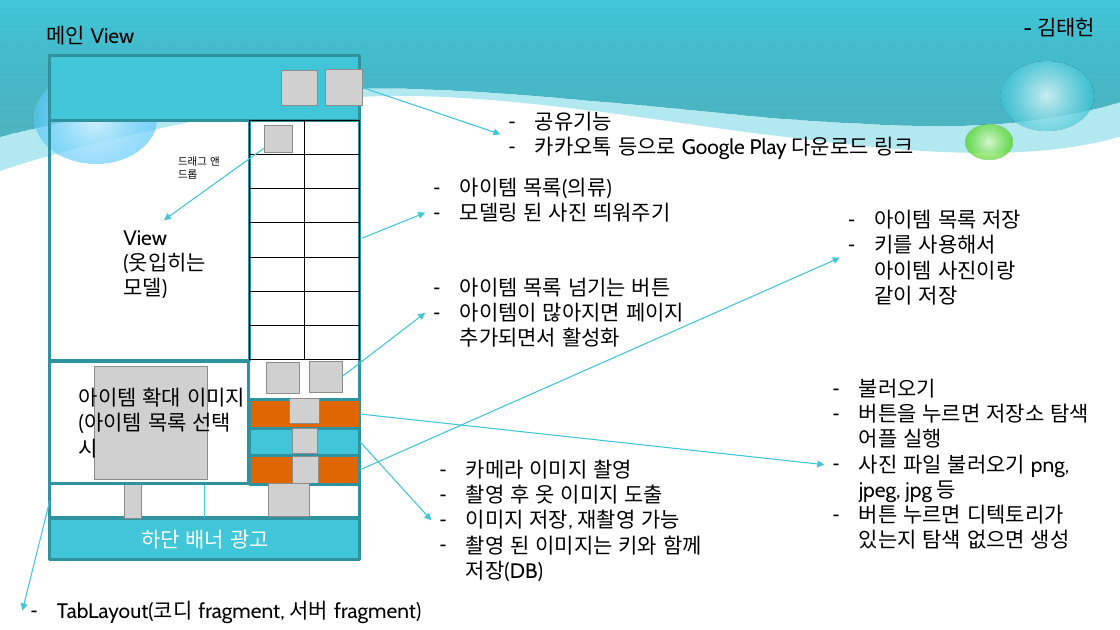
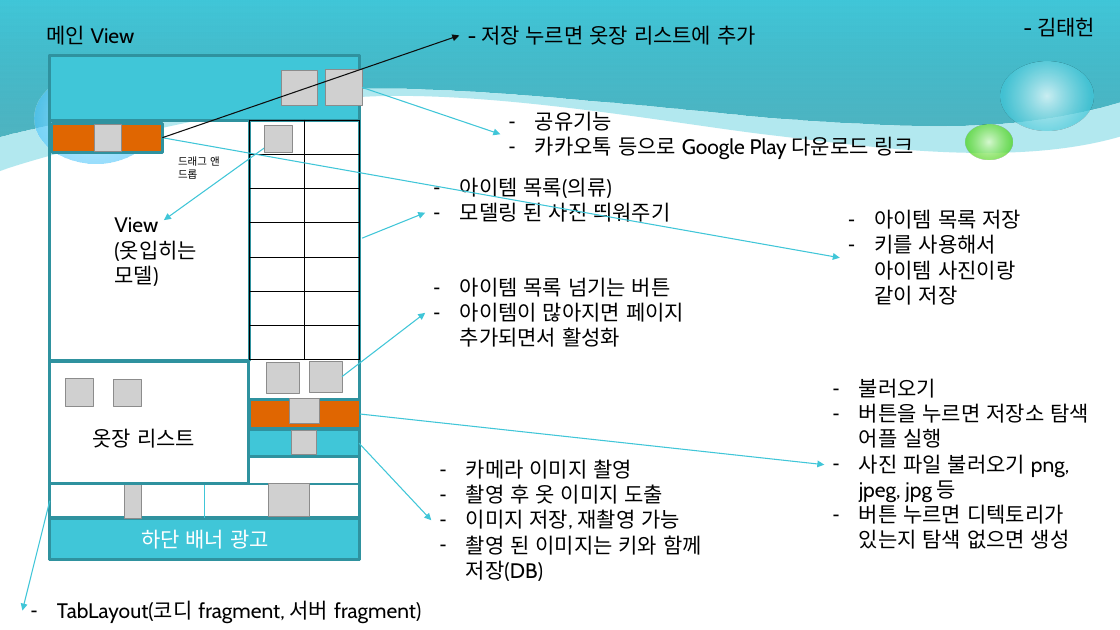
Before and after one commit to satelite54/MyProject, a slide deck: slide 3 of DocumentTrunk/기획/CodySimulator.pptx. Drawn at 1120x630 pixels with LibreOffice and Linux fonts; fonts in the diff are those of the drawing; grey boxes stand for pictures. Boxes give left, top, right and bottom in pixels: in the first picture for what was removed or moved away, otherwise in the second. Text is boxed around its words. In the diff, an @@ line names an element or a change of style, - is before the commit and + after.

```diff
--- a/DocumentTrunk/기획/CodySimulator.pptx
+++ b/DocumentTrunk/기획/CodySimulator.pptx
@@ text added at (x1=481, y1=25, x2=756, y2=45), 18 pt, text #000000 @@
+- 저장 누르면 옷장 리스트에 추가
@@ arrow added from (162, 138) to (460, 35), #0D0D0D 0.9 pt @@
@@ rectangle moved from (x1=250, y1=455, x2=360, y2=485) to (x1=52, y1=124, x2=162, y2=153) @@
@@ picture moved from (x1=292, y1=456, x2=319, y2=484) to (x1=95, y1=124, x2=122, y2=152) @@
@@ arrow moved from (360, 470) - (840, 258) to (162, 138) - (840, 258) @@
@@ text "View" moved from (x1=123, y1=230, x2=206, y2=298) to (x1=114, y1=217, x2=197, y2=286) @@
@@ picture added at (x1=66, y1=379, x2=93, y2=407) @@
@@ text removed at (x1=79, y1=384, x2=245, y2=461) @@
-아이템 확대 이미지(아이템 목록 선택 시
@@ picture resized from (x1=95, y1=366, x2=208, y2=480) to (x1=114, y1=380, x2=142, y2=408) @@
@@ text added at (x1=93, y1=428, x2=195, y2=448), 18 pt, text #000000 @@
+옷장 리스트
```
Also in this commit, not shown: 2 other files.
